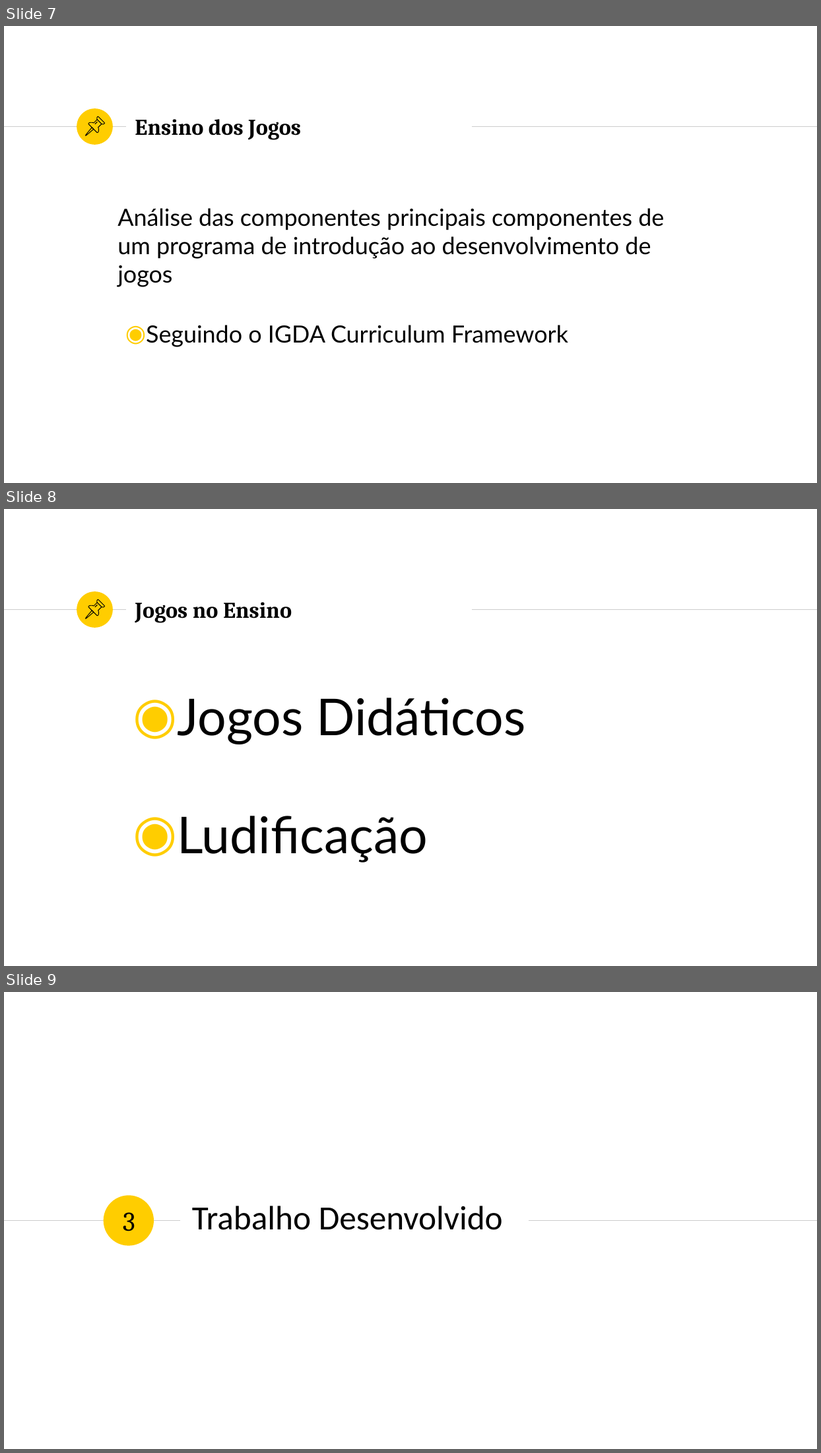
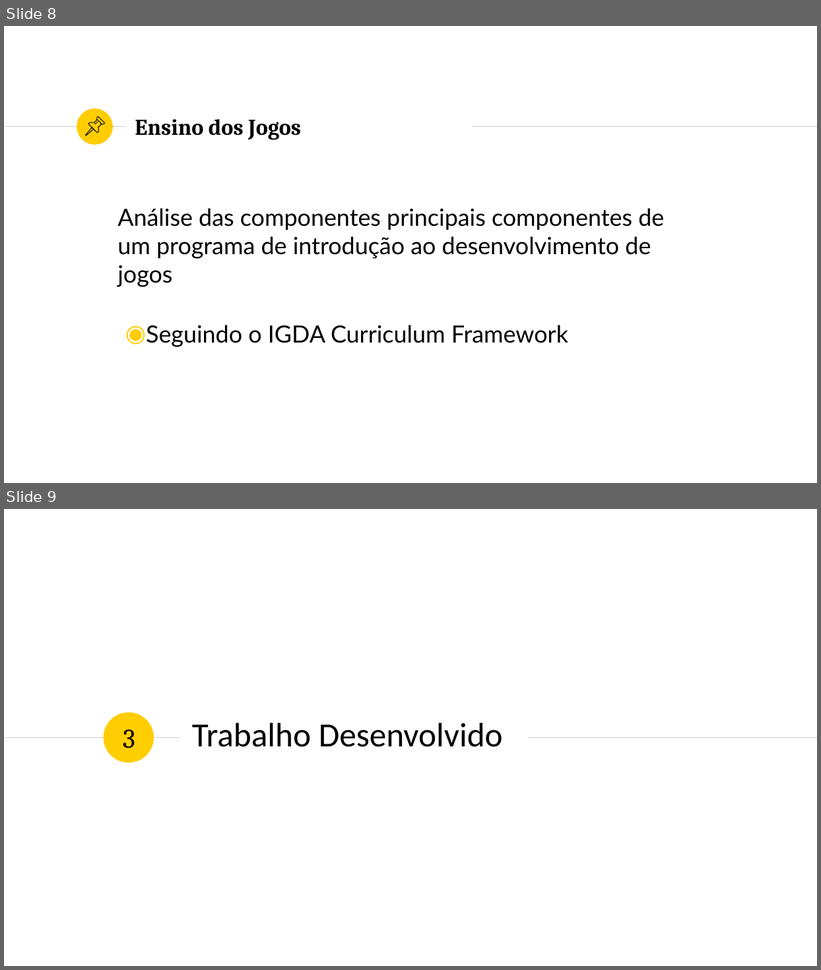
Before and after one commit to LuisEduardoReis/DISS_games, a slide deck: apresentacao/apresentacao.pptx. Shown one above the other, each under a label of ours: slides 7, 8 and 9 before the commit, slides 8 and 9 after it. The pictures are 821x1453 and 821x970 pixels, drawn with LibreOffice and Linux fonts; fonts in the diff are those of the drawing. Boxes give left, top, right and bottom in pixels: in the first picture for what was removed or moved away, otherwise in the second. Text is boxed around its words. In the diff, an @@ line names an element or a change of style, - is before the commit and + after.

```diff
--- a/apresentacao/apresentacao.pptx
+++ b/apresentacao/apresentacao.pptx
@@ slide 8 removed at (x1=4, y1=509, x2=817, y2=966), background #FFFFFF; not listed: 3 template elements that a slide beside it also shows @@
@@ group removed at (x1=86, y1=600, x2=104, y2=619): 4 freeform shapes @@
@@ title removed at (x1=135, y1=602, x2=292, y2=623) @@
-Jogos no Ensino
@@ text removed at (x1=178, y1=698, x2=526, y2=862) @@
-◉ Jogos Didáticos
-◉ Ludificação
@@ what was slide 7 is now slide 8 @@
```
Also in this commit, not shown: 1 slide changed, 2 slides added, 1 other file.
